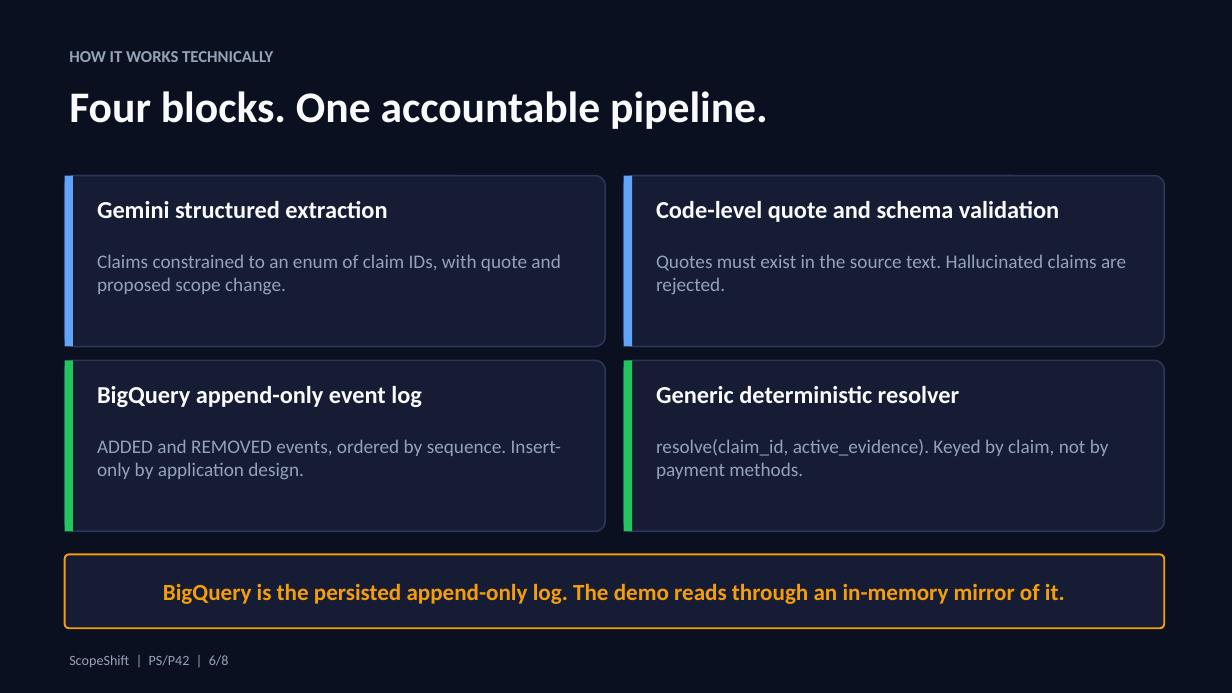
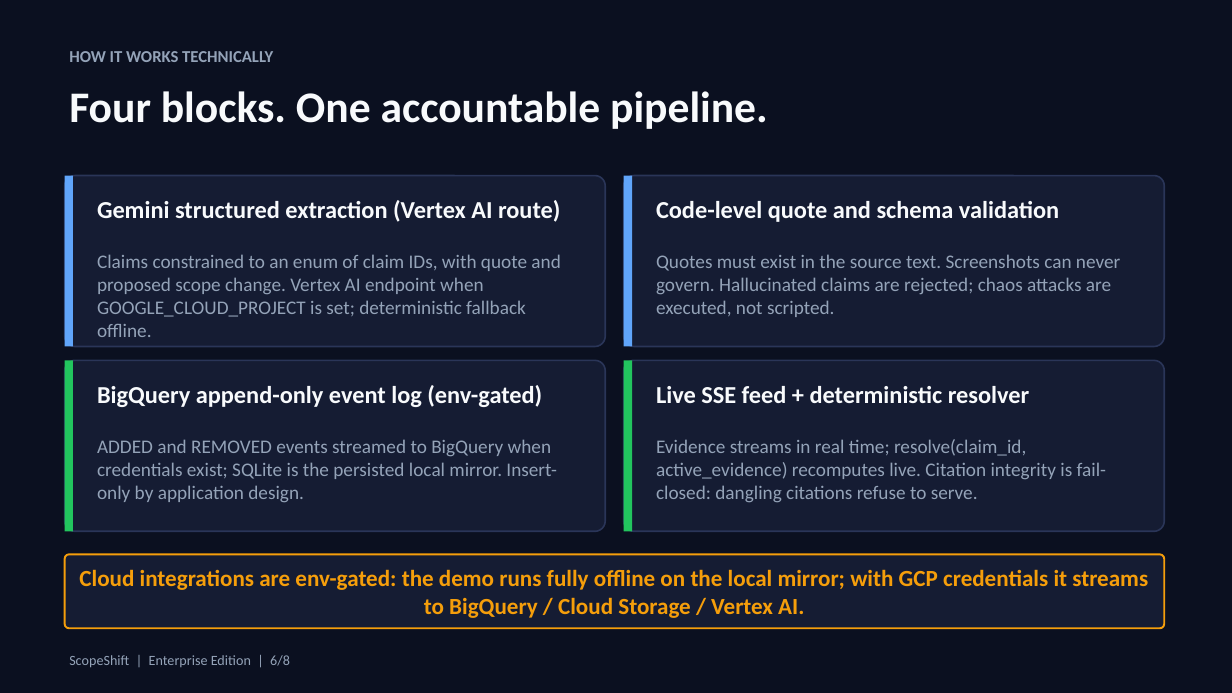
Before and after one commit to Tayab-Ahamed/ScopeShift, a slide deck: slide 6 of submission/ScopeShift-HackSprint-Phase2-8slide.pptx. Drawn at 1232x693 pixels with LibreOffice and Linux fonts; fonts in the diff are those of the drawing. Boxes give left, top, right and bottom in pixels: in the first picture for what was removed or moved away, otherwise in the second. Text is boxed around its words. In the diff, an @@ line names an element or a change of style, - is before the commit and + after.

Commit message:
feat: governed evidence engine - cloud integrations, live feed, evidence Q&A, replay, verify-chain, tests; remove legacy modules

```diff
--- a/submission/ScopeShift-HackSprint-Phase2-8slide.pptx
+++ b/submission/ScopeShift-HackSprint-Phase2-8slide.pptx
@@ text at <box>97,200,560,222</box>: text changed @@
-Gemini structured extraction
+Gemini structured extraction (Vertex AI route)
@@ text at <box>97,254,560,337</box>: text changed @@
-Claims constrained to an enum of claim IDs, with quote and proposed scope change.
+Claims constrained to an enum of claim IDs, with quote and proposed scope change. Vertex AI endpoint when GOOGLE_CLOUD_PROJECT is set; deterministic fallback offline.
@@ text at <box>656,254,1120,317</box>: text changed @@
-Quotes must exist in the source text. Hallucinated claims are rejected.
+Quotes must exist in the source text. Screenshots can never govern. Hallucinated claims are rejected; chaos attacks are executed, not scripted.
@@ text at <box>97,385,542,407</box>: text changed @@
-BigQuery append-only event log
+BigQuery append-only event log (env-gated)
@@ text at <box>656,386,1030,403</box>: text changed @@
-Generic deterministic resolver
+Live SSE feed + deterministic resolver
@@ text at <box>97,439,556,502</box>: text changed @@
-ADDED and REMOVED events, ordered by sequence. Insert-only by application design.
+ADDED and REMOVED events streamed to BigQuery when credentials exist; SQLite is the persisted local mirror. Insert-only by application design.
@@ text at <box>656,439,1106,502</box>: text changed @@
-resolve(claim_id, active_evidence). Keyed by claim, not by payment methods.
+Evidence streams in real time; resolve(claim_id, active_evidence) recomputes live. Citation integrity is fail-closed: dangling citations refuse to serve.
@@ text at <box>79,569,1148,618</box>: text changed @@
-BigQuery is the persisted append-only log. The demo reads through an in-memory mirror of it.
+Cloud integrations are env-gated: the demo runs fully offline on the local mirror; with GCP credentials it streams to BigQuery / Cloud Storage / Vertex AI.
@@ text at <box>69,655,290,667</box>: text changed @@
-ScopeShift | PS/P42 | 6/8
+ScopeShift | Enterprise Edition | 6/8
```
Also in this commit, not shown: 8 other slides changed, 24 other files.
